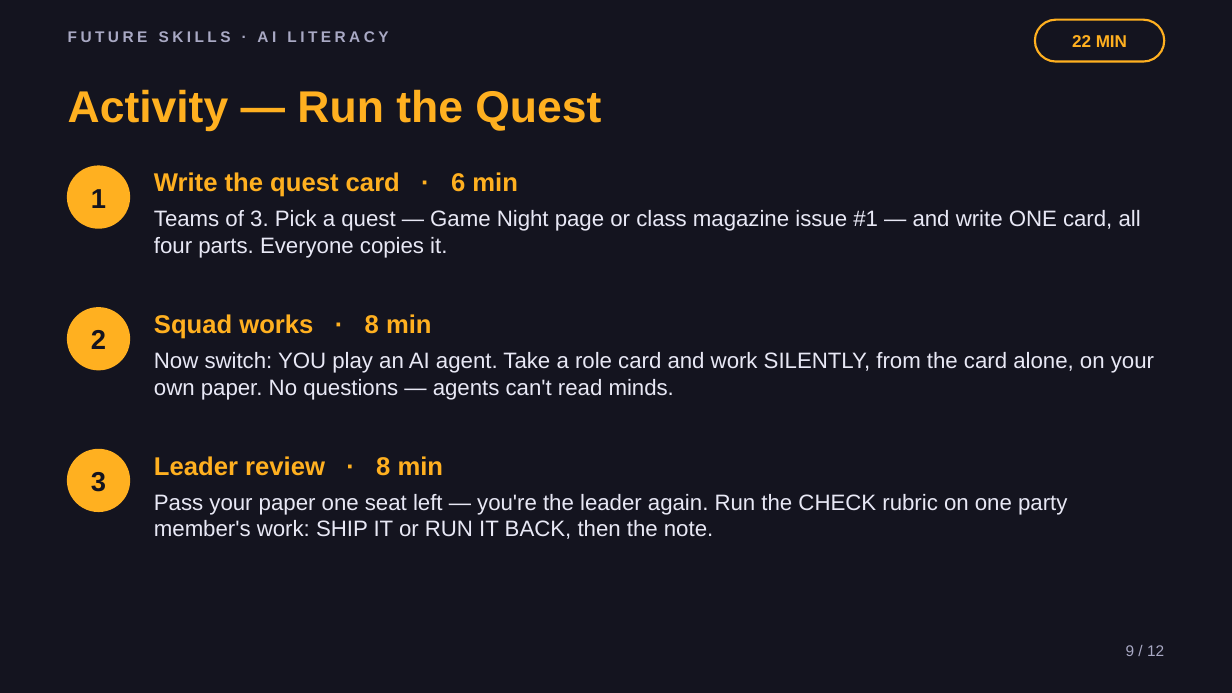
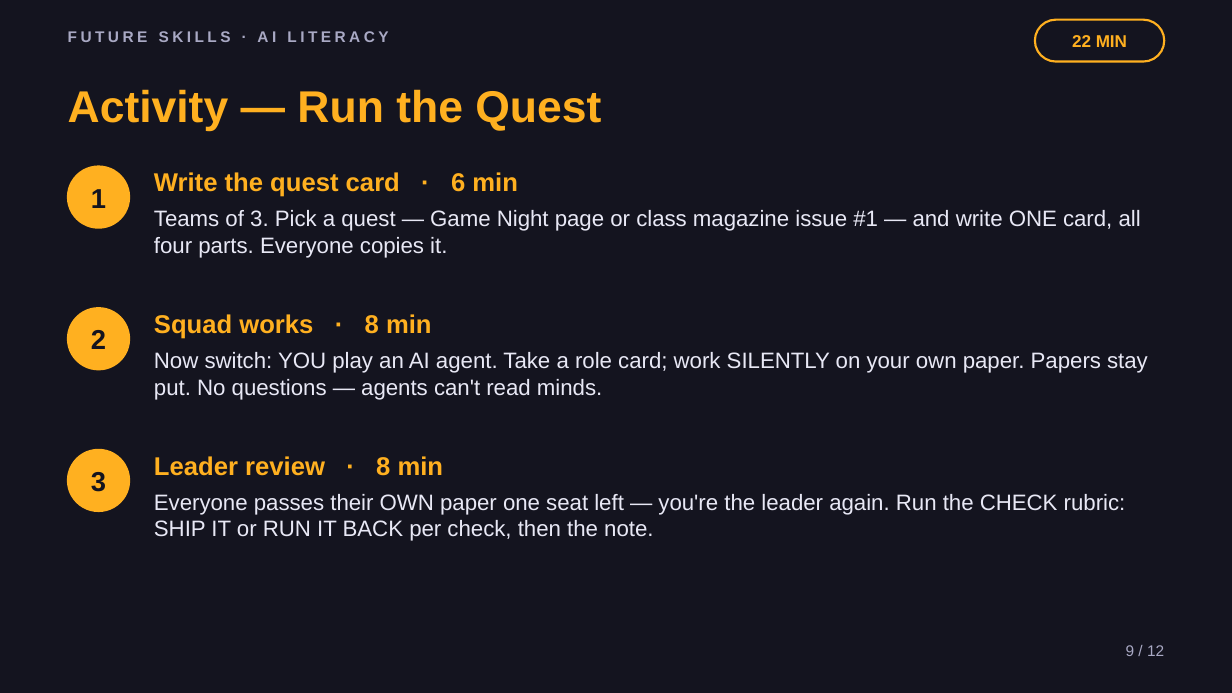
Before and after one commit to phiunit/tptphi, a slide deck: slide 9 of products/ai-agent-intern/dist/Lead Your AI Squad - Slides.pptx. Drawn at 1232x693 pixels with LibreOffice and Linux fonts; fonts in the diff are those of the drawing. Boxes give left, top, right and bottom in pixels: in the first picture for what was removed or moved away, otherwise in the second. Text is boxed around its words. In the diff, an @@ line names an element or a change of style, - is before the commit and + after.

```diff
--- a/products/ai-agent-intern/dist/Lead Your AI Squad - Slides.pptx
+++ b/products/ai-agent-intern/dist/Lead Your AI Squad - Slides.pptx
@@ text at [154, 352, 1148, 400]: text changed @@
-Now switch: YOU play an AI agent. Take a role card and work SILENTLY, from the card alone, on your own paper. No questions — agents can't read minds.
+Now switch: YOU play an AI agent. Take a role card; work SILENTLY on your own paper. Papers stay put. No questions — agents can't read minds.
@@ text at [154, 494, 1126, 541]: text changed @@
-Pass your paper one seat left — you're the leader again. Run the CHECK rubric on one party member's work: SHIP IT or RUN IT BACK, then the note.
+Everyone passes their OWN paper one seat left — you're the leader again. Run the CHECK rubric: SHIP IT or RUN IT BACK per check, then the note.
```
Also in this commit, not shown: 4 other slides changed, 23 other files.
